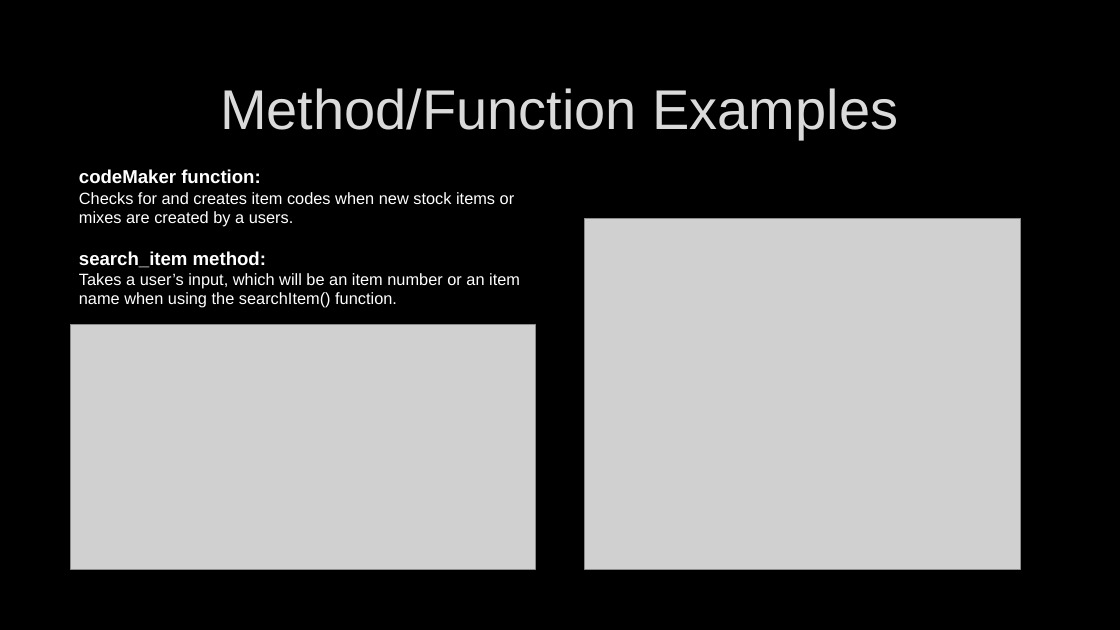
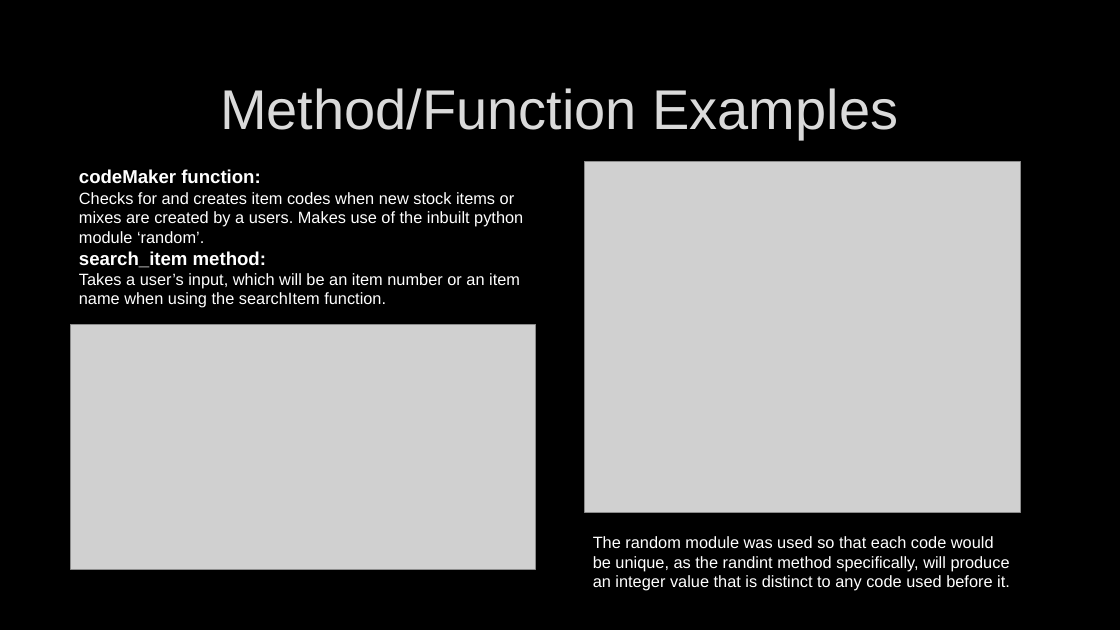
Before and after one commit to tanermaddocks/PDP-JUL2024-TJS, a slide deck: slide 4 of presentation_powerpoint.pptx. Drawn at 1120x630 pixels with LibreOffice and Linux fonts; fonts in the diff are those of the drawing; grey boxes stand for pictures; background and template pictures are left out. Boxes give left, top, right and bottom in pixels: in the first picture for what was removed or moved away, otherwise in the second. Text is boxed around its words. In the diff, an @@ line names an element or a change of style, - is before the commit and + after.

```diff
--- a/presentation_powerpoint.pptx
+++ b/presentation_powerpoint.pptx
@@ picture: place and size @@
-picture at [585, 218, 1021, 570]
+picture at [585, 161, 1021, 513]
@@ text at [79, 192, 523, 243]: text changed @@
-Checks for and creates item codes when new stock items or mixes are created by a users.
+Checks for and creates item codes when new stock items or mixes are created by a users. Makes use of the inbuilt python module ‘random’.
@@ text at [79, 273, 520, 308]: text changed @@
-Takes a user’s input, which will be an item number or an item name when using the searchItem() function.
+Takes a user’s input, which will be an item number or an item name when using the searchItem function.
@@ text added at [593, 536, 1010, 591], 14 pt, text #FFFFFF @@
+The random module was used so that each code would be unique, as the randint method specifically, will produce an integer value that is distinct to any code used before it.
```
Also in this commit, not shown: 2 other slides changed.
